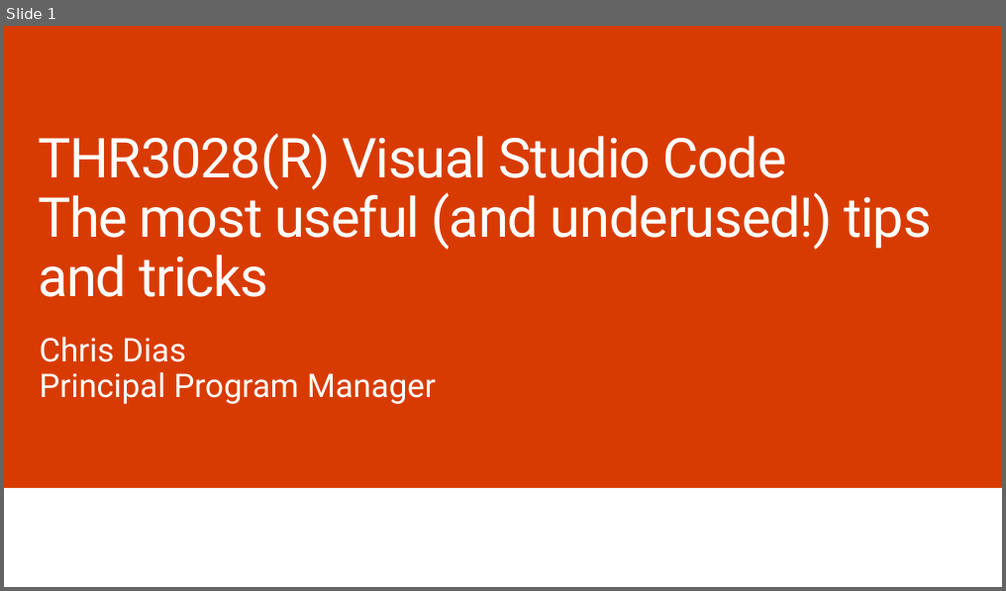
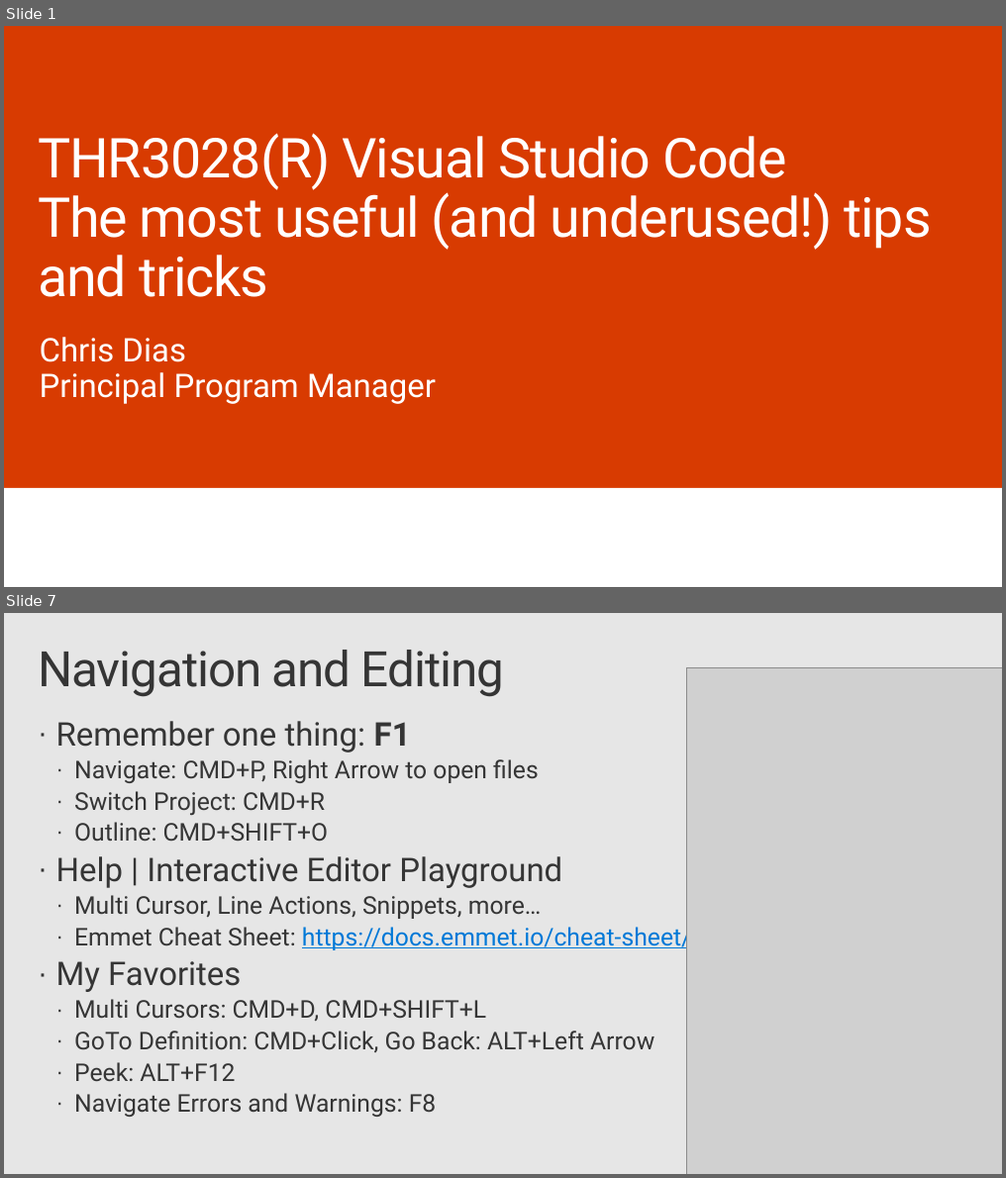
Before and after one commit to chrisdias/ignite2017, a slide deck: thr3028(r).chrisdias.vscodetipstricks.pptx. Shown one above the other, each under a label of ours: slide 1 before the commit, slides 1 and 7 after it; the slides between them are not shown. The pictures are 1006x591 and 1006x1178 pixels, drawn with LibreOffice and Linux fonts; fonts in the diff are those of the drawing; grey boxes stand for pictures; background and template pictures are left out. Boxes give left, top, right and bottom in pixels: in the first picture for what was removed or moved away, otherwise in the second. Text is boxed around its words. In the diff, an @@ line names an element or a change of style, - is before the commit and + after.

```diff
--- a/thr3028(r).chrisdias.vscodetipstricks.pptx
+++ b/thr3028(r).chrisdias.vscodetipstricks.pptx
@@ slide 7 added at (x1=4, y1=613, x2=1002, y2=1174), background #E6E6E6 @@
@@ title added at (x1=38, y1=650, x2=504, y2=697), 48 pt, text #353535 @@
+Navigation and Editing
@@ picture added at (x1=686, y1=667, x2=1002, y2=1174) @@
@@ text added at (x1=56, y1=721, x2=691, y2=1117), 24 pt, text #353535 @@
+· Remember one thing: F1
+  · Navigate: CMD+P, Right Arrow to open files
+  · Switch Project: CMD+R
+  · Outline: CMD+SHIFT+O
+· Help | Interactive Editor Playground
+  · Multi Cursor, Line Actions, Snippets, more…
+  · Emmet Cheat Sheet: https://docs.emmet.io/cheat-sheet/
+· My Favorites
+  · Multi Cursors: CMD+D, CMD+SHIFT+L
+  · GoTo Definition: CMD+Click, Go Back: ALT+Left Arrow
+  · Peek: ALT+F12
+  · Navigate Errors and Warnings: F8
```
Also in this commit, not shown: 2 slides changed, 11 other slides added, 2 slides removed, 4 other files.
